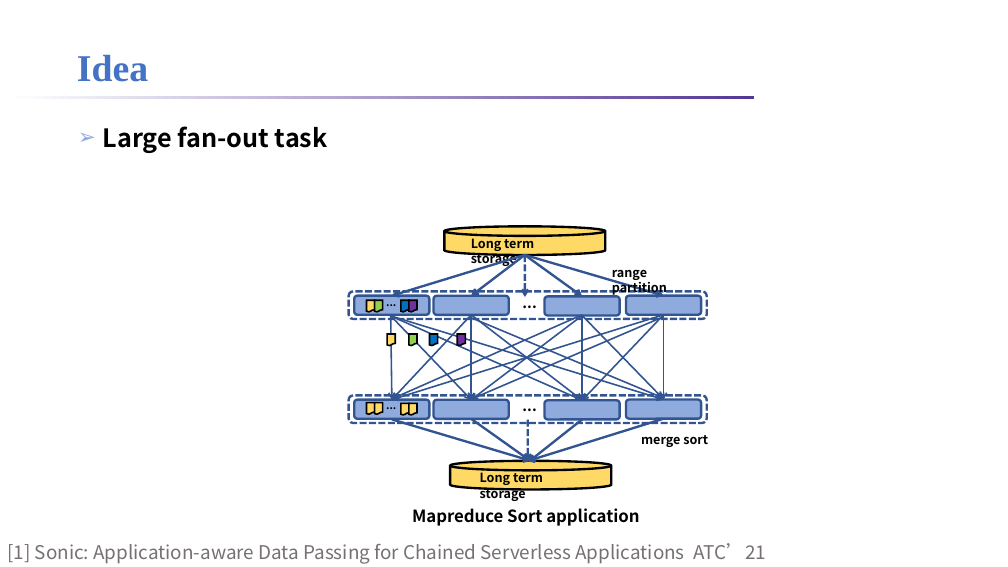
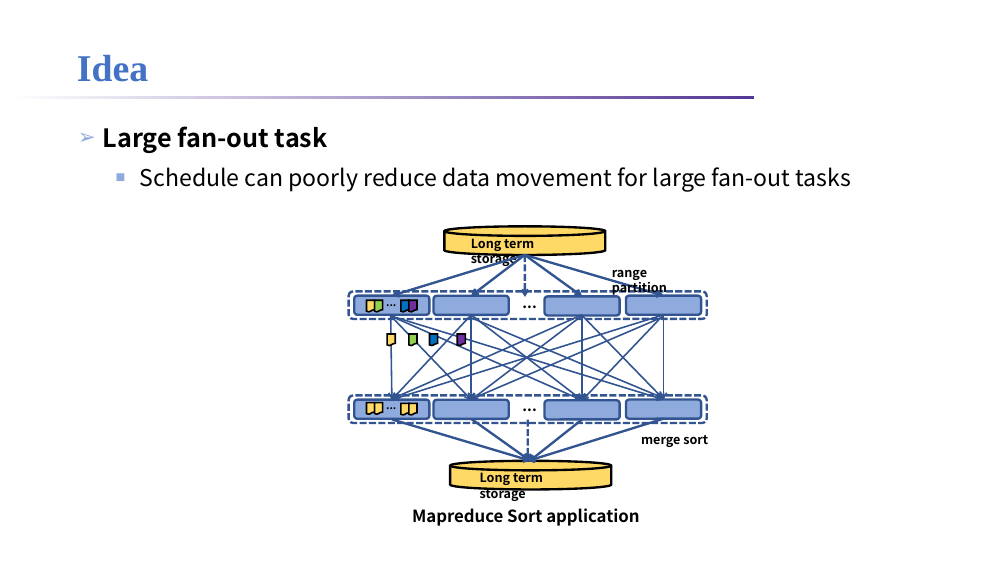
Before and after one commit to lt2000/ADSL, a slide deck: slide 18 of meeting/利用调度解决Serverless的IO时延问题.pptx (slide 14 before the commit). Drawn at 1008x567 pixels with LibreOffice and Linux fonts; fonts in the diff are those of the drawing; background and template pictures are left out. Boxes give left, top, right and bottom in pixels: in the first picture for what was removed or moved away, otherwise in the second. Text is boxed around its words. In the diff, an @@ line names an element or a change of style, - is before the commit and + after.

```diff
--- a/meeting/利用调度解决Serverless的IO时延问题.pptx
+++ b/meeting/利用调度解决Serverless的IO时延问题.pptx
@@ text at (x1=140, y1=167, x2=850, y2=191): paragraph added @@
+  ■ Schedule can poorly reduce data movement for large fan-out tasks
@@ text removed at (x1=7, y1=543, x2=766, y2=564) @@
-[1] Sonic: Application-aware Data Passing for Chained Serverless Applications ATC’21
```
Also in this commit, not shown: 11 other slides changed, 5 slides added, 1 other file.
